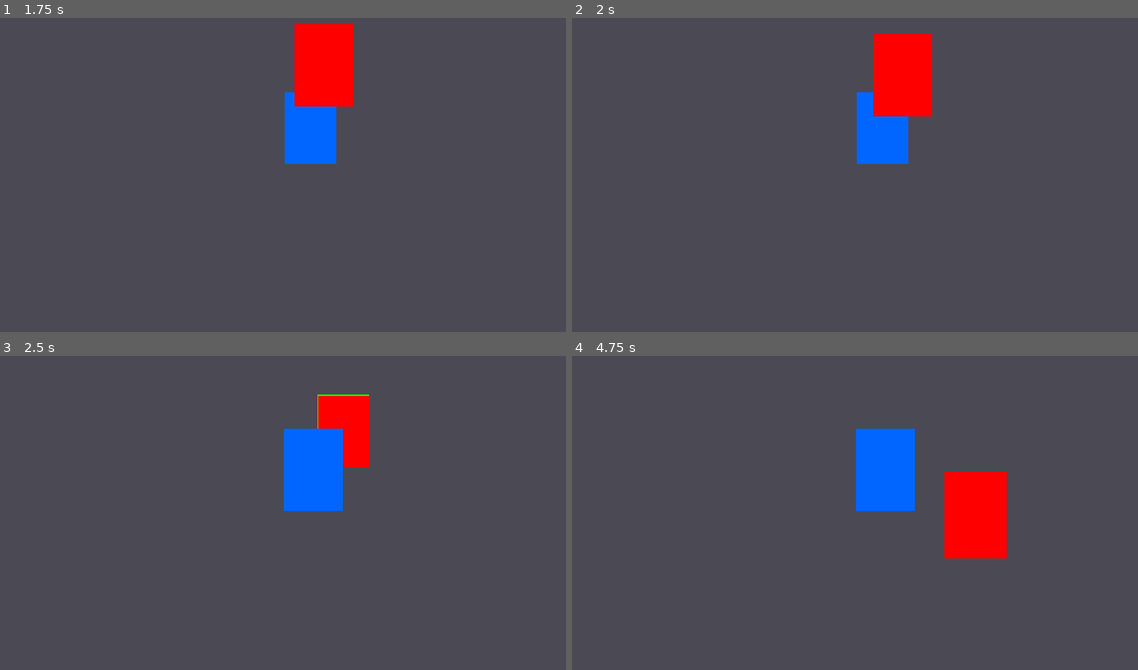
Above: before the commit, frames 1-4 (two rows, left to right).
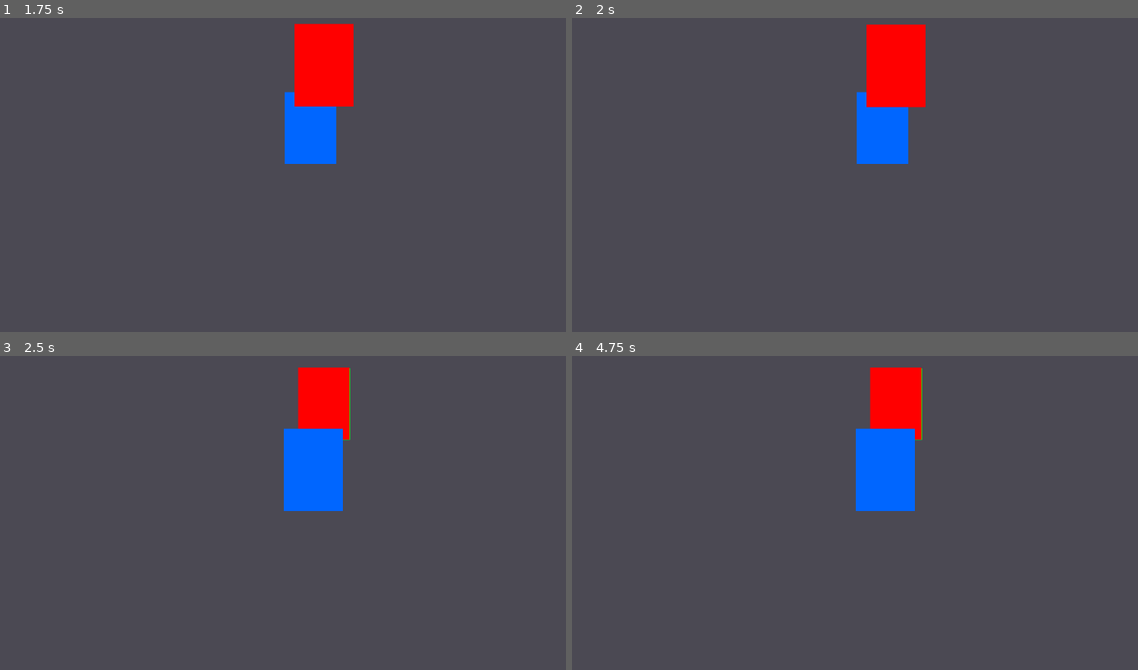
Above: after the commit, the same moments.

Repository: sundowns/deckbuilder-template
Game: Godot game, scene res://game.tscn
Same seed, same stepped clock (60 frames per second), same inputs: the game is played once before the commit and once after it.
Inputs (mouse positions are in pixels of both pictures, inside the frame that each line leads up to):
- Up to frame 1 (1.75 s): tap Enter at 0.5 s; drag from (158, 127) to (322, 65) at 0.52 s; drag from (28, 131) to (322, 65) at 1.27 s
- Up to frame 2 (2 s): no input
- Up to frame 3 (2.5 s): move the mouse to (311, 465) at 2.02 s; press the mouse at (311, 465) at 2.03 s
- Up to frame 4 (4.75 s): release the mouse at (883, 465) at 2.75 s; drag from (798, 560) to (922, 440) at 2.77 s; move the mouse to (1030, 541) at 3.52 s; press the mouse at (1030, 541) at 3.53 s; release the mouse at (1030, 541) at 4.25 s; drag from (634, 431) to (962, 497) at 4.27 s

Frame 1 is identical in both runs. In frame 2, 1.2% of the frame differs, in the area x 52-64%, y 2-32%; in frame 3, 2.2%; in frame 4, 4.9%, in the area x 52-77%, y 3-65%.

Commit message:
abandon overlap nonsense

Diff:
--- a/cards/PlayableCard.gd
+++ b/cards/PlayableCard.gd
@@ -10,7 +10,6 @@
 
 @onready var collision_area: Area2D = $Area2D
 @onready var collision_shape: CollisionShape2D = $Area2D/CollisionShape2D
-@onready var overlap_avoidance_area: Area2D = $OverlapAvoidanceArea
 
 # Should eventually be replaced with actual sprites for each card
 @onready var background: ColorRect = $Background
@@ -35,7 +34,6 @@
 	background.color = card_data.colour
 	pivot_offset = card_size/2
 	custom_minimum_size = card_size
-	overlap_avoidance_area.position = card_size/2
 
 func get_centre_world_position() -> Vector2:
 	return global_position + card_size/2
@@ -83,24 +81,3 @@
 		scale_tween.kill()
 	scale_tween = create_tween().set_ease(Tween.EASE_OUT).set_trans(Tween.TRANS_ELASTIC)
 	scale_tween.tween_property(self, "scale", Vector2.ONE, 0.6)
-
-var overlap_slide_speed: float = 1.0
-var contacting_something := false
-var overlap_slide_position: Vector2 = Vector2.ZERO
-
-# Fuck idk really, maybe try using the signals
-func _physics_process(delta: float) -> void:
-	contacting_something = false
-	for area in overlap_avoidance_area.get_overlapping_areas():
-		var parent = area.get_parent()
-		# Skip if the other card is being held by the player.
-		if parent is PlayableCard and parent.is_being_dragged:
-			continue
-		contacting_something = true
-		var direction: Vector2 = (get_centre_world_position() - parent.get_centre_world_position()).normalized()
-		overlap_slide_position = overlap_avoidance_area.global_position + direction * overlap_slide_speed * 1.0
-		break
-	if contacting_something:
-		#print('overlap_slide_direction: ', overlap_slide_direction)
-		global_position = global_position.lerp(overlap_slide_position, delta)
-		#print('%s overlapping %s' % [card_data.title, Engine.get_frames_drawn()])
--- a/cards/PlayableCard.tscn
+++ b/cards/PlayableCard.tscn
@@ -1,11 +1,8 @@
-[gd_scene load_steps=4 format=3 uid="uid://bpibsgf8csmm5"]
+[gd_scene load_steps=3 format=3 uid="uid://bpibsgf8csmm5"]
 
 [ext_resource type="Script" path="res://cards/PlayableCard.gd" id="1_xvaog"]
 
 [sub_resource type="RectangleShape2D" id="RectangleShape2D_n1stb"]
-
-[sub_resource type="RectangleShape2D" id="RectangleShape2D_3f1b6"]
-size = Vector2(30, 30)
 
 [node name="PlayableCard" type="Control"]
 clip_contents = true
@@ -27,14 +24,6 @@
 pivot_offset = Vector2(40, 50)
 mouse_filter = 1
 
-[node name="OverlapAvoidanceArea" type="Area2D" parent="."]
-collision_layer = 2
-collision_mask = 2
-
-[node name="CollisionShape2D" type="CollisionShape2D" parent="OverlapAvoidanceArea"]
-shape = SubResource("RectangleShape2D_3f1b6")
-debug_color = Color(1, 0.6, 0.701961, 0.419608)
-
 [connection signal="mouse_entered" from="." to="." method="_on_mouse_entered"]
 [connection signal="mouse_exited" from="." to="." method="_on_mouse_exited"]
 [connection signal="input_event" from="Area2D" to="." method="_on_area_2d_input_event"]
